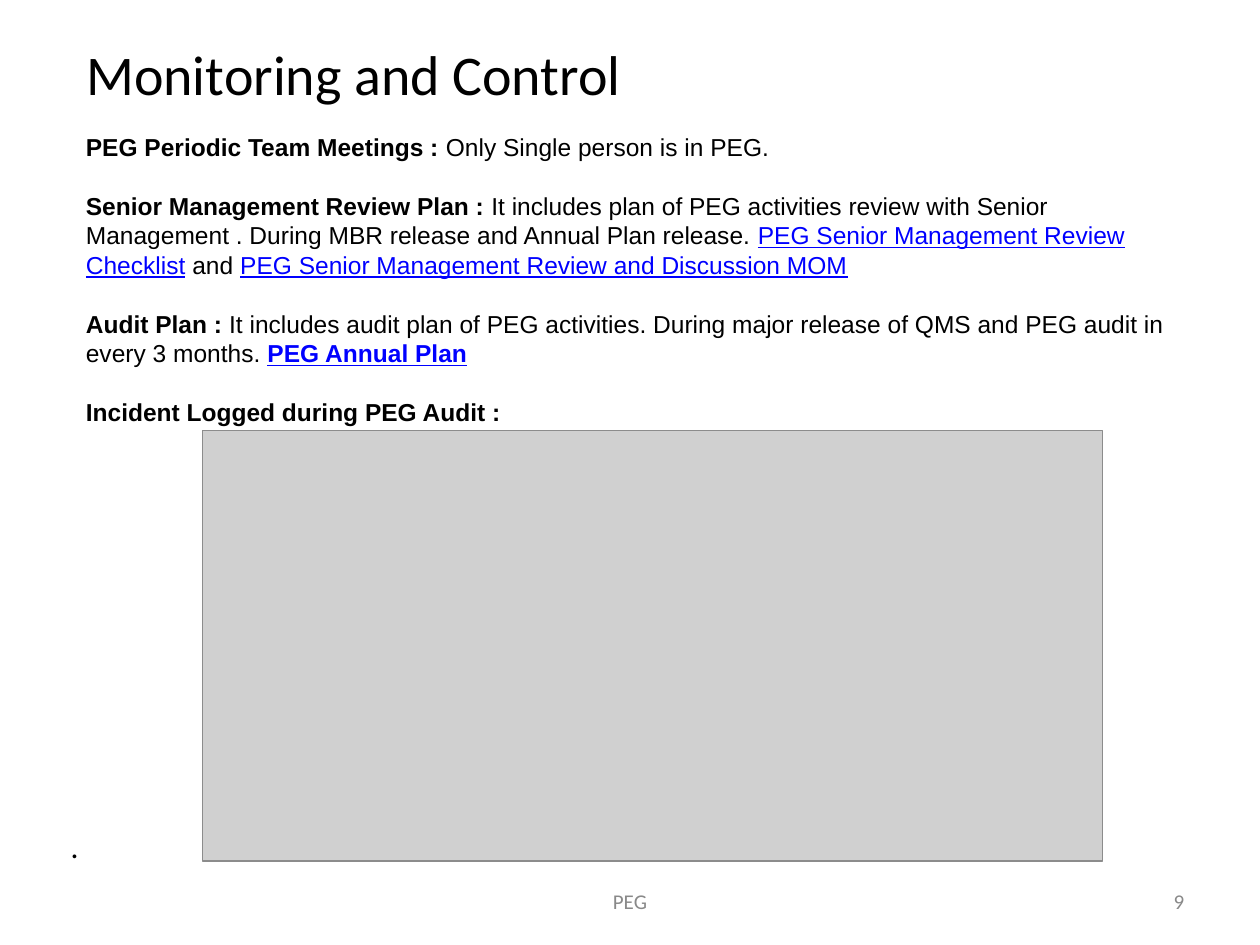
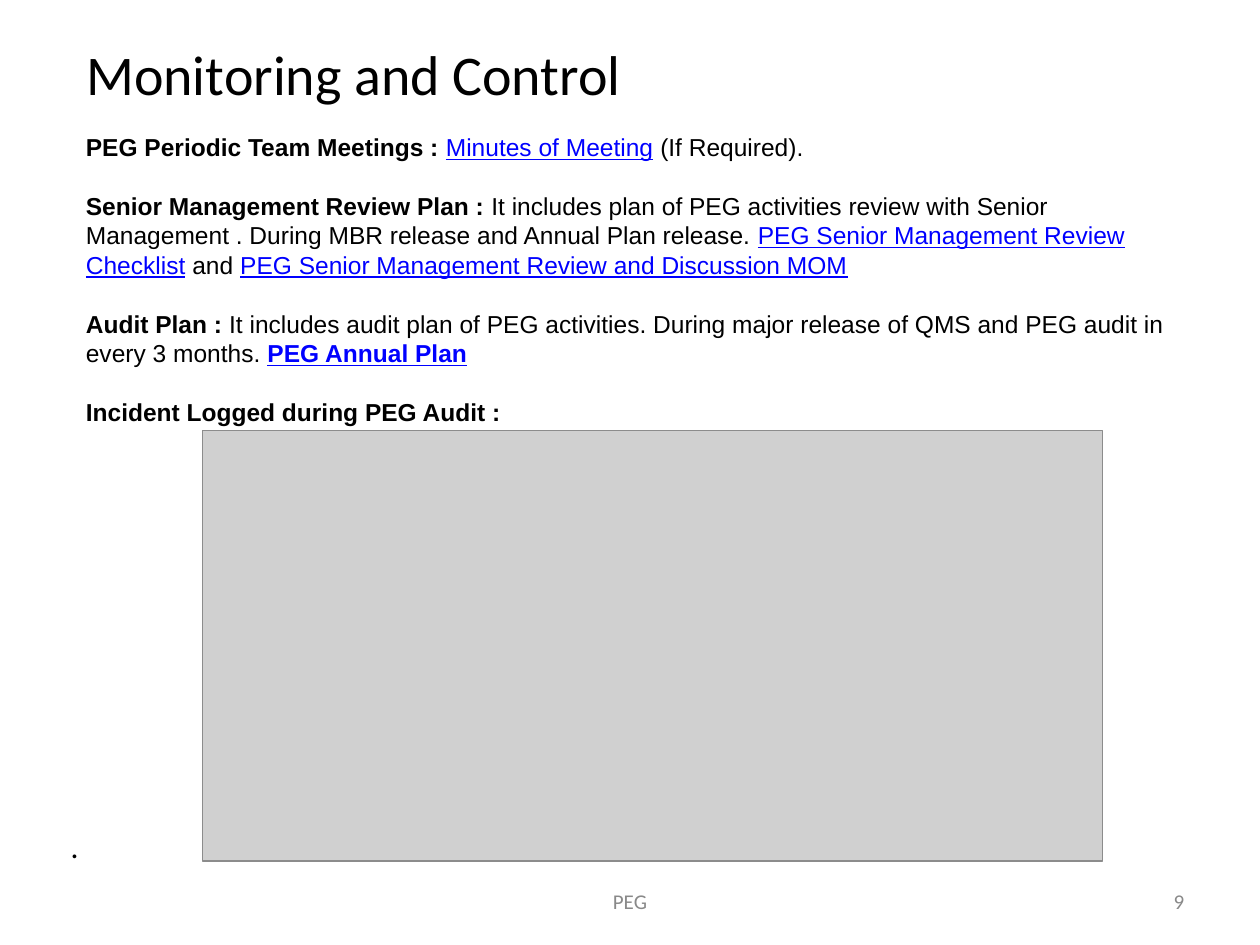
Before and after one commit to JalajMathur/PEG_2022, a slide deck: slide 9 of Show & Tell/Process Engineering Group_ppt.pptx. Drawn at 1260x945 pixels with LibreOffice and Linux fonts; fonts in the diff are those of the drawing; grey boxes stand for pictures; background and template pictures are left out. Boxes give left, top, right and bottom in pixels: in the first picture for what was removed or moved away, otherwise in the second. Text is boxed around its words. In the diff, an @@ line names an element or a change of style, - is before the commit and + after.

```diff
--- a/Show & Tell/Process Engineering Group_ppt.pptx
+++ b/Show & Tell/Process Engineering Group_ppt.pptx
@@ text at (86,138,804,161): text changed; bold off @@
-PEG Periodic Team Meetings : Only Single person is in PEG.
+PEG Periodic Team Meetings : Minutes of Meeting (If Required).
```
Also in this commit, not shown: 2 other slides changed.
